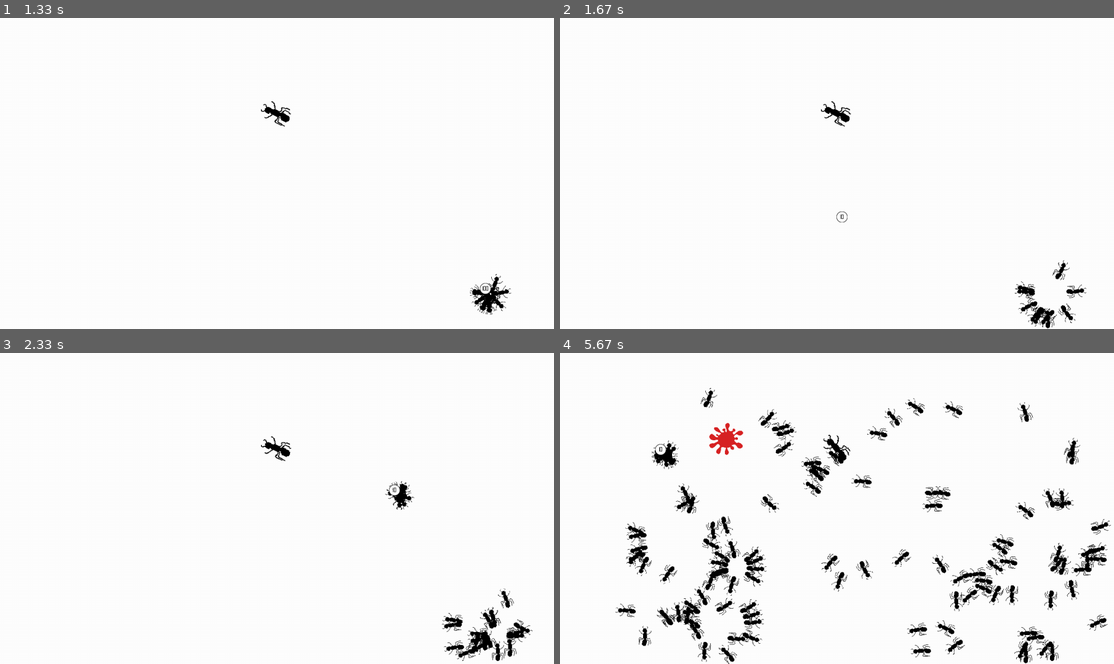
Above: before the commit, frames 1-4 (two rows, left to right).
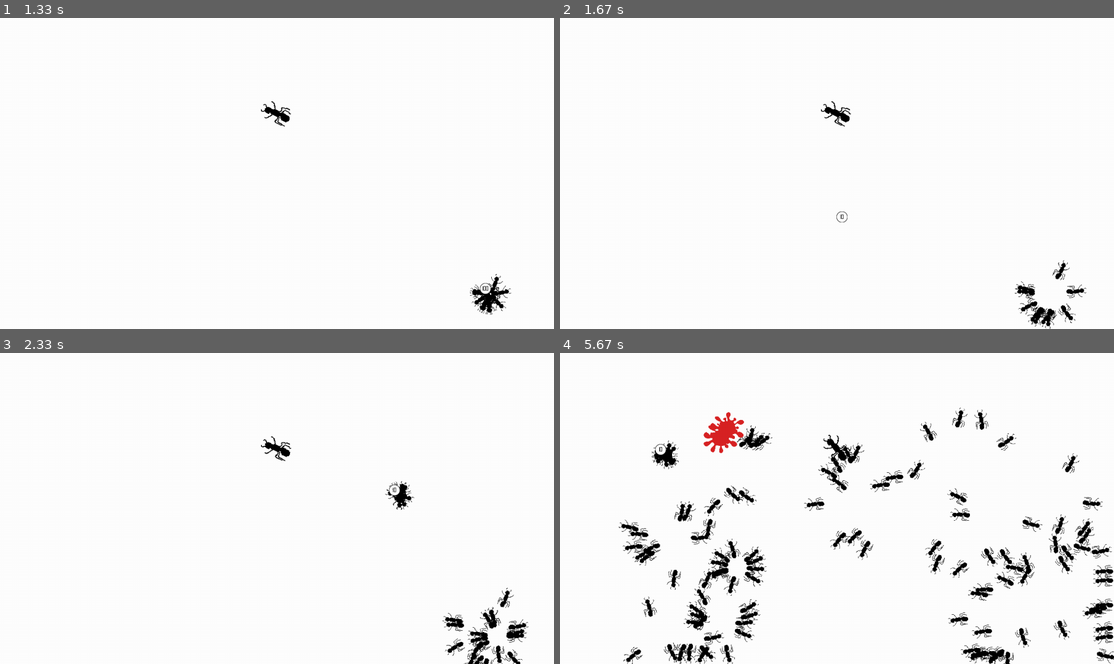
Above: after the commit, the same moments.

Repository: SL-prog/Pygame-Compilation
Game: pygame game, started from fourmiZ/fourmiZ.py
Same seed, same stepped clock (60 frames per second), same inputs: the game is played once before the commit and once after it.
Inputs (mouse positions are in pixels of both pictures, inside the frame that each line leads up to):
- Up to frame 1 (1.33 s): click (277, 173) at 0.4 s; tap Enter at 0.67 s; tap Z at 1.07 s; click (481, 282) at 1.1 s; tap E at 1.15 s
- Up to frame 2 (1.67 s): tap Z at 1.37 s; right-click (837, 210) at 1.57 s
- Up to frame 3 (2.33 s): click (487, 626) at 1.9 s; click (387, 483) at 2.23 s
- Up to frame 4 (5.67 s): click (1008, 502) at 2.57 s; click (1030, 570) at 2.9 s; click (859, 496) at 3.23 s; click (715, 452) at 3.57 s; click (670, 623) at 3.9 s; click (665, 527) at 4.23 s; right-click (731, 433) at 4.57 s; click (709, 614) at 4.9 s; click (726, 555) at 5.23 s; click (654, 443) at 5.57 s

Frame 1 is identical in both runs. In frame 2, less than 0.1% of the frame differs, in the area x 87-90%, y 93-100%; in frame 3, 0.8%; in frame 4, 11%, in the area x 10-100%, y 11-100%.

Commit message:
Creation de fourmis !

Diff:
--- a/fourmiZ/fourmiZ.py
+++ b/fourmiZ/fourmiZ.py
@@ -14,10 +14,10 @@
 from pygame.locals import *
 pygame.init()
 from random import randint
-from math import pi, cos, sin
+from math import *
 from time import sleep
 
-fenetre = pygame.display.set_mode((0,0), FULLSCREEN)
+fenetre = pygame.display.set_mode((0,0))
 
 CRUSH = pygame.mixer.Sound("crush.wav")
 RHAAA = pygame.mixer.Sound("cris.wav")
@@ -34,7 +34,7 @@
 LARVA = pygame.image.load("larva.png").convert_alpha()
 
 class Ant:
-    def __init__(self, x, y, screenx, screeny, num):
+    def __init__(self, x, y, screenx, screeny, num, queen, food_generators):
         self.x = x
         self.y = y
         self.screenx = screenx
@@ -58,6 +58,14 @@
         self.num = num
         self.killed = False
 
+        self.pv = 100
+
+        self.last_food = None
+        self.food = None
+        self.queen = queen
+
+        self.food_generators = food_generators
+
 
     def mouvement(self):
         if self.killed:
@@ -66,15 +74,6 @@
         self.anglerad = self.angle*(pi/180)
         self.vx = -cos(-self.anglerad)*5
         self.vy = -sin(-self.anglerad)*5
-        if self.q and pygame.time.get_ticks()>self.changer:
-            self.angle += 5
-            self.changer = pygame.time.get_ticks() + 500
-            self.q = False
-        if not(self.q) and pygame.time.get_ticks()>self.changer:
-            self.angle -= 5
-            self.q = True
-            self.changer = pygame.time.get_ticks() + 500
-
 
         if self.depart_timerwait == True:
             self.waiting = pygame.time.get_ticks() + randint(250,500)
@@ -92,36 +91,83 @@
         if self.depart_timermoove == True:
             self.mooving = pygame.time.get_ticks() + randint(500,1000)
             self.depart_timermoove = False
-        if self.bouger:
+
+        if self.food or self.last_food:
+            self.x = self.x+self.vx
+            self.y = self.y+self.vy
+        elif self.bouger:
             if pygame.time.get_ticks() > self.mooving:
                 self.fin_timermoove = True
             if pygame.time.get_ticks() <= self.mooving:
                 self.x = self.x+self.vx
                 self.y = self.y+self.vy
 
-        if self.fin_timermoove == True:
-            self.angle = self.angle + randint(-45,45)
-            if self.angle < 0:
-                self.angle = 0
-            if self.angle > 360:
-                self.angle = 360
-            self.bouger = False
-            self.attendre = True
-            self.depart_timerwait = True
-            self.fin_timermoove = False
-
-        if self.x<0:
-            self.x = 0
-            self.angle = 180
-        if self.x>self.screenx-50:
-            self.x = self.screenx-50
-            self.angle = 0
-        if self.y<0:
-            self.y = 0
-            self.angle = 90
-        if self.y>self.screeny-50:
-            self.y = self.screeny-50
-            self.angle = 270
+        if self.food:
+            x_a = self.x - self.queen.x
+            y_a = self.y - self.queen.y
+            Na = sqrt(x_a**2+y_a**2)
+            c = x_a/Na
+            s = y_a
+            s = s/abs(s)
+            self.angle = -s*acos(c) / 2 / pi * 360
+            if self.x > self.queen.x-5 and self.x < self.queen.x + 80 and self.y > self.queen.y-5 and self.y < self.queen.y + 80:
+                self.food = None
+                self.queen.create_ant()
+        elif self.last_food:
+            x_a = self.x - self.last_food[0]
+            y_a = self.y - self.last_food[1]
+            Na = sqrt(x_a**2+y_a**2)
+            c = x_a/Na
+            s = y_a
+            s = s/abs(s)
+            self.angle = -s*acos(c) / 2 / pi * 360
+        else :
+            if self.q and pygame.time.get_ticks()>self.changer:
+                self.angle += 5
+                self.changer = pygame.time.get_ticks() + 500
+                self.q = False
+            if not(self.q) and pygame.time.get_ticks()>self.changer:
+                self.angle -= 5
+                self.q = True
+                self.changer = pygame.time.get_ticks() + 500
+
+                if self.fin_timermoove == True:
+                    self.angle = self.angle + randint(-45,45)
+                    if self.angle < 0:
+                        self.angle = 0
+                    if self.angle > 360:
+                        self.angle = 360
+                    self.bouger = False
+                    self.attendre = True
+                    self.depart_timerwait = True
+                    self.fin_timermoove = False
+
+                if self.x<0:
+                    self.x = 0
+                    self.angle = 180
+                if self.x>self.screenx-50:
+                    self.x = self.screenx-50
+                    self.angle = 0
+                if self.y<0:
+                    self.y = 0
+                    self.angle = 90
+                if self.y>self.screeny-50:
+                    self.y = self.screeny-50
+                # self.angle = 270
+
+        if not self.food:
+            there_is_food = False
+            for i in self.food_generators:
+                if self.x > i.x-5 and self.x < i.x+30 and self.y > i.y-5 and self.y < i.y + 30:
+                    there_is_food = True
+                    self.food = i.give_me_food()
+                    self.last_food = (self.x, self.y)
+                    if i.pv < 0:
+                        self.last_food = None
+            if self.last_food:
+                if self.x > self.last_food[0]-5 and self.x < self.last_food[0]+30 and self.y > self.last_food[1]-5 and self.y < self.last_food[1] + 30 and not there_is_food:
+                    self.last_food = None
+
 
 
     def affiche(self, fenetre):
@@ -139,6 +185,19 @@
         rotation_rectangle.center = rotation_image.get_rect().center
         self.imageant = rotation_image.subsurface(rotation_rectangle).copy()
 
+class FoodGenerator:
+    def __init__(self, x, y):
+        self.x = x
+        self.y = y
+        self.pv = 10
+    def affiche(self, fenetre):
+        fenetre.blit(FOOD, (self.x, self.y))
+    def give_me_food(self):
+        if self.pv < 0:
+            return None
+        self.pv -= 1
+        return Food(self.x, self.y)
+
 
 class Food:
     def __init__(self, x, y):
@@ -149,14 +208,15 @@
     def affiche(self, fenetre):
         fenetre.blit(FOOD, (self.x, self.y))
 
-class Queen:
-    def __init__(self):
+class Queen(Ant):
+    def __init__(self, ants):
         self.x, self.y = (randint(75,fenetre.get_width())-75), (randint(75,(fenetre.get_height())-75))
         self.angle = randint(0,360)
         self.imagequeen = QUEENANT
         self.killed = False
         self.changer = 0
         self.q = True
+        self.ants = ants
 
     def mouvement(self):
         if self.killed:
@@ -185,6 +245,9 @@
         rotation_rectangle.center = rotation_image.get_rect().center
         self.imagequeen = rotation_image.subsurface(rotation_rectangle).copy()
 
+    def create_ant(self):
+        ants.append(Ant(self.x,self.y, fenetre.get_width(),fenetre.get_height(), len(self.ants), self, food_generators))
+
 class Larva:
     def __init__():
         pass
@@ -198,10 +261,9 @@
 jeu = True
 ants = []
 deads = []
-food = []
-foodnombre = 0
+food_generators = []
 larva = []
-queenant = Queen()
+queenant = Queen(ants)
 
 kill_all = False
 nb_add = 1
@@ -224,7 +286,7 @@
                 food = []
                 foodnombre = 0
                 pygame.draw.rect(bg, (255,255,255), (0,0,bg.get_width(),bg.get_height()), 0)
-                queenant = Queen()
+                queenant = Queen(ants)
             if event.key == K_r:
                 nb_add = 1000
                 cursor = CURSOR1000
@@ -262,10 +324,9 @@
             (x, y) = pygame.mouse.get_pos()
             if nb_add > 0:
                 for i in range(nb_add):
-                    ants.append(Ant(x,y, fenetre.get_width(),fenetre.get_height(), len(ants)))
+                    ants.append(Ant(x,y, fenetre.get_width(),fenetre.get_height(), len(ants), queenant, food_generators))
             if nb_add == 0:
-                food = food + [Food(x,y)]
-                foodnombre+=1
+                food_generators.append(FoodGenerator(x,y))
             if nb_add == -1:
                 queenant.x = x-32
                 queenant.y = y-32
@@ -284,8 +345,11 @@
     deads = []
     fenetre.blit(bg, (0,0))
 
-    for rang in range(foodnombre):
-        food[rang].affiche(fenetre)
+    for x,f in enumerate(food_generators):
+        if f.pv < 0:
+            food_generators.pop(x)
+        else:
+            f.affiche(fenetre)
 
     for a in ants:
         a.mouvement()
